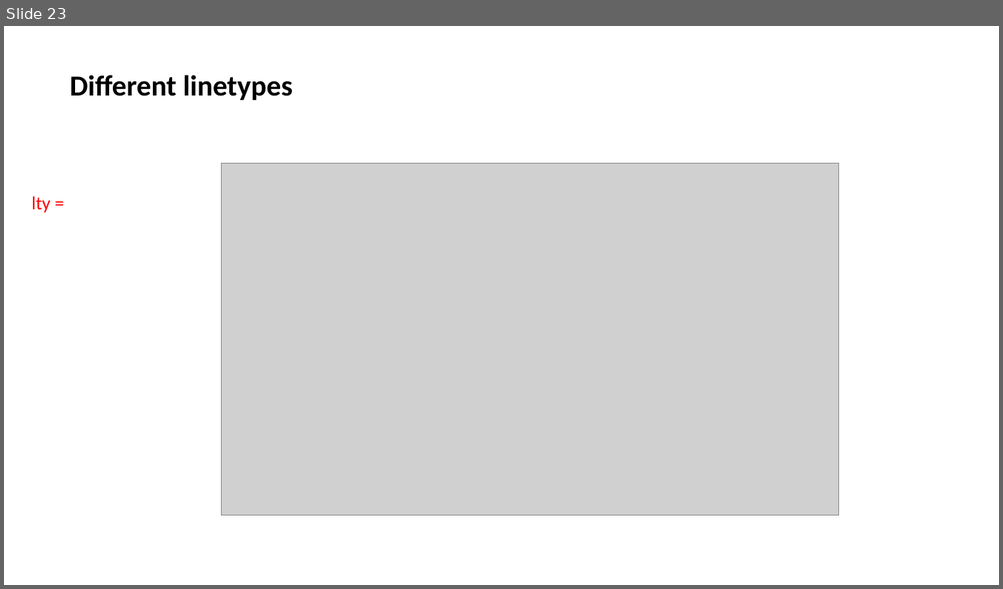
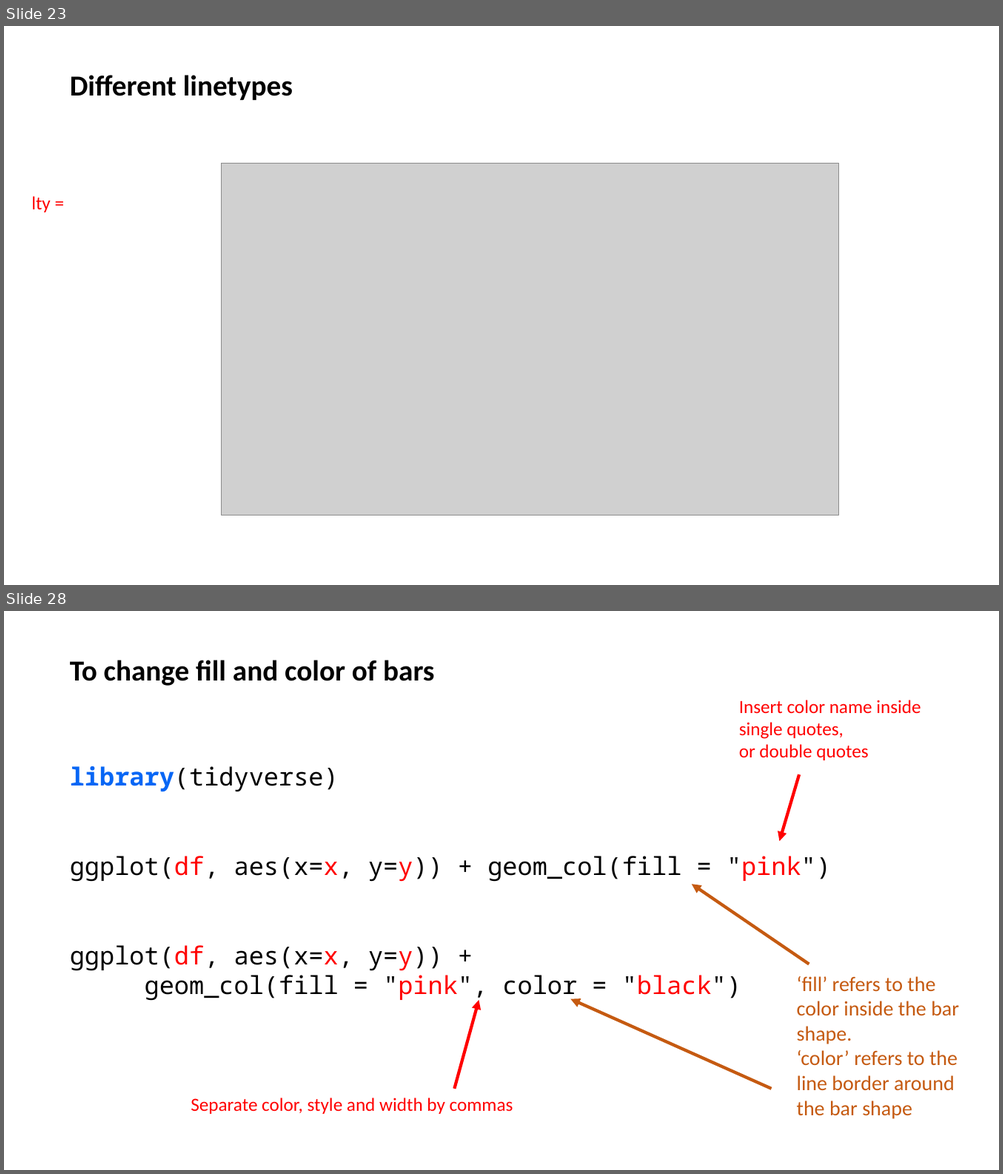
Before and after one commit to jalapic/PSY317L, a slide deck: slides/intro_ggplot2.pptx. Shown one above the other, each under a label of ours: slide 23 before the commit, slides 23 and 28 after it; the slides between them are not shown. The pictures are 1003x589 and 1003x1174 pixels, drawn with LibreOffice and Linux fonts; fonts in the diff are those of the drawing; grey boxes stand for pictures. Boxes give left, top, right and bottom in pixels: in the first picture for what was removed or moved away, otherwise in the second. Text is boxed around its words. In the diff, an @@ line names an element or a change of style, - is before the commit and + after.

```diff
--- a/slides/intro_ggplot2.pptx
+++ b/slides/intro_ggplot2.pptx
@@ slide 28 added at bbox=[4, 611, 999, 1170], background #FFFFFF @@
@@ text added at bbox=[70, 660, 434, 686], 28 pt, text #000000, bold @@
+To change fill and color of bars
@@ text added at bbox=[739, 700, 920, 760], 18 pt, text #FF0000 @@
+Insert color name inside single quotes,
+or double quotes
@@ text added at bbox=[70, 766, 831, 1002], 24 pt, text #000000 @@
+library(tidyverse)
+ggplot(df, aes(x=x, y=y)) + geom_col(fill = "pink")
+ggplot(df, aes(x=x, y=y)) +
+geom_col(fill = "pink", color = "black")
@@ arrow added from (800, 775) to (780, 842), #FF0000 3 pt @@
@@ arrow added from (809, 965) to (691, 884), #C55A11 3 pt @@
@@ text added at bbox=[797, 977, 959, 1119], 20 pt, text #C55A11 @@
+‘fill’ refers to the color inside the bar shape.
+‘color’ refers to the line border around the bar shape
@@ arrow added from (455, 1089) to (478, 1000), #FF0000 3 pt @@
@@ arrow added from (771, 1089) to (570, 999), #C55A11 3 pt @@
@@ text added at bbox=[190, 1098, 513, 1114], 18 pt, text #FF0000 @@
+Separate color, style and width by commas
```
Also in this commit, not shown: 1 slide changed, 10 other slides added, 6 other files.
